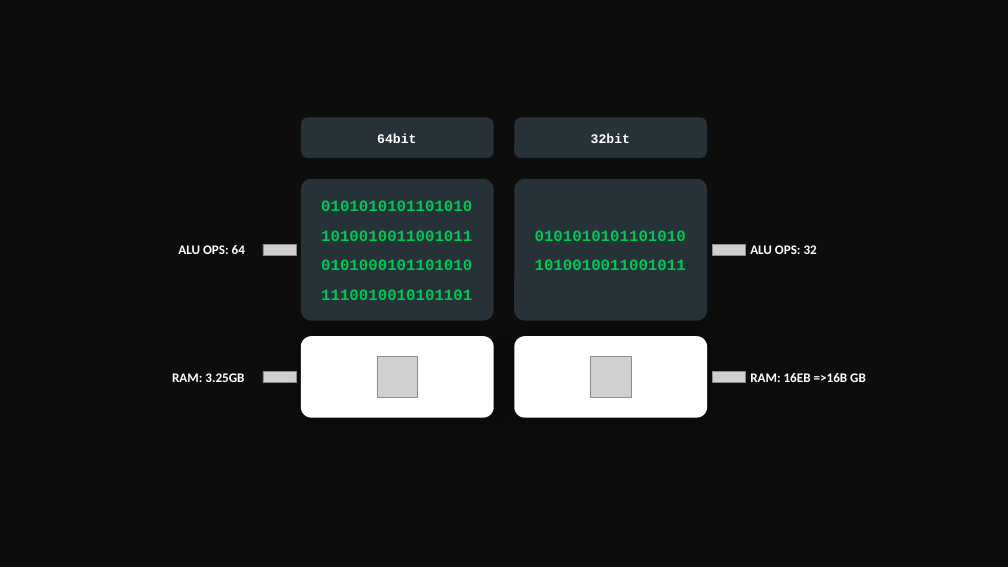
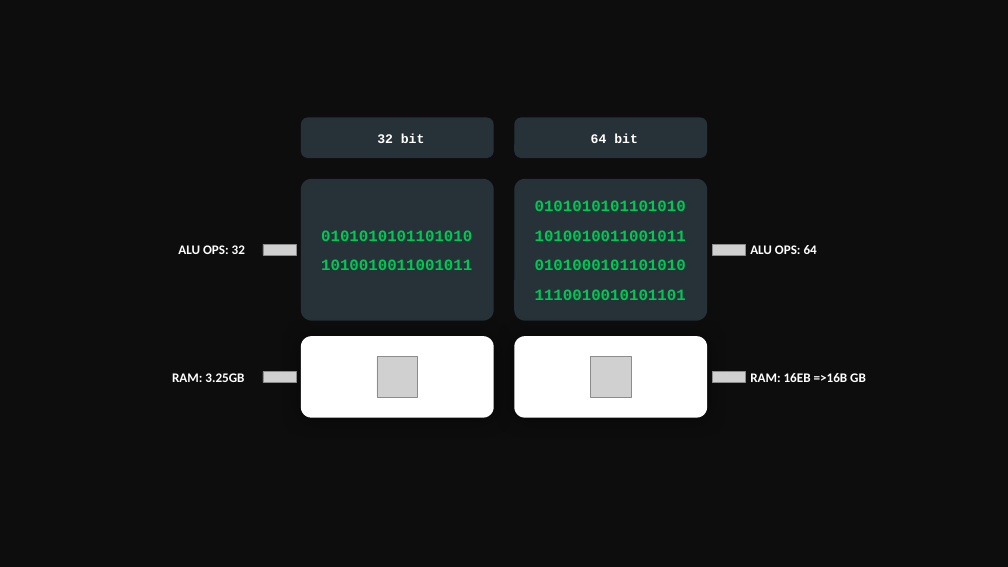
Before and after one commit to golang-basics/concurrency, a slide deck: slide 13 of presentations/5_6_atomics/Atomics.pptx. Drawn at 1008x567 pixels with LibreOffice and Linux fonts; fonts in the diff are those of the drawing; grey boxes stand for pictures. Boxes give left, top, right and bottom in pixels: in the first picture for what was removed or moved away, otherwise in the second. Text is boxed around its words. In the diff, an @@ line names an element or a change of style, - is before the commit and + after.

```diff
--- a/presentations/5_6_atomics/Atomics.pptx
+++ b/presentations/5_6_atomics/Atomics.pptx
@@ text at [377, 133, 425, 143]: text changed @@
-64bit
+32 bit
@@ text at [591, 133, 638, 143]: text changed @@
-32bit
+64 bit
@@ text "0101010101101010": place and size @@
-text "0101010101101010" at [535, 230, 686, 270]
+text "0101010101101010" at [535, 200, 686, 300]
@@ text "0101010101101010": place and size @@
-text "0101010101101010" at [321, 200, 472, 300]
+text "0101010101101010" at [321, 230, 472, 270]
@@ text at [178, 245, 245, 254]: text changed @@
-ALU OPS: 64
+ALU OPS: 32
@@ text at [321, 259, 472, 300]: paragraphs removed @@
-0101000101101010
-1110010010101101
@@ text at [535, 259, 686, 300]: paragraphs added @@
+0101000101101010
+1110010010101101
@@ text at [750, 245, 817, 254]: text changed @@
-ALU OPS: 32
+ALU OPS: 64
```
Also in this commit, not shown: 3 other files.
